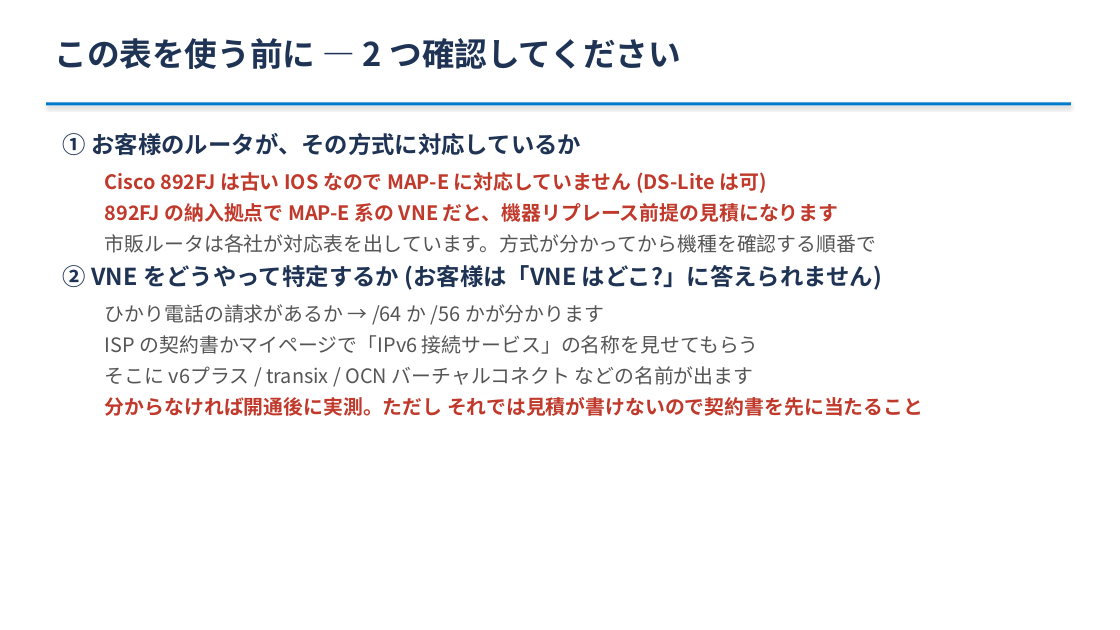
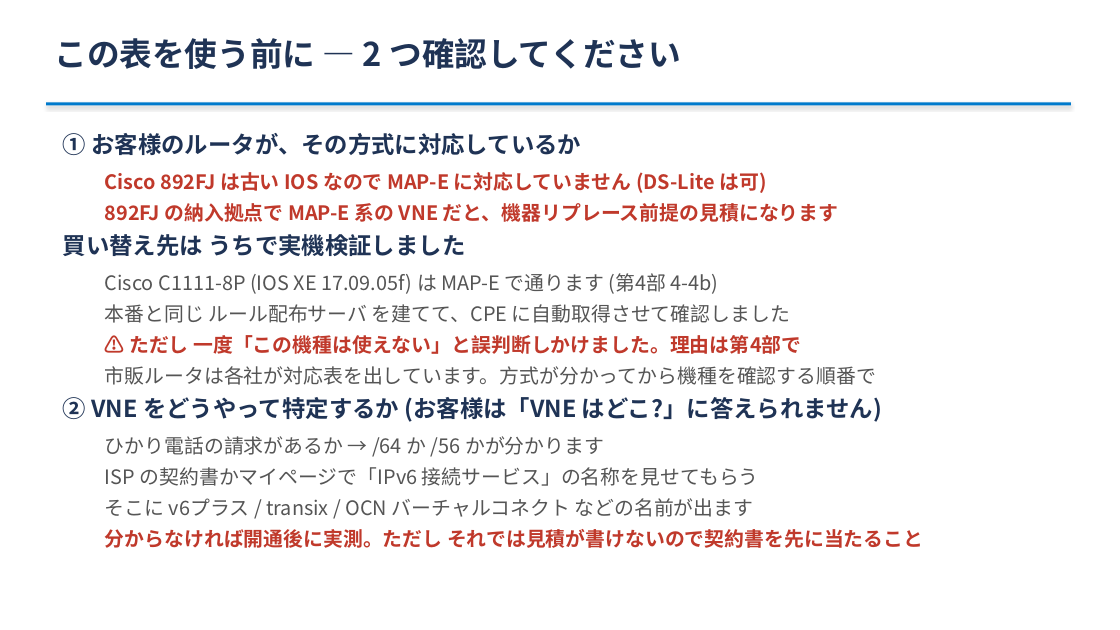
Before and after one commit to ginchankawaii/claude-code-book-template, a slide deck: slide 20 of docs/ipoe-lab/slides/setsumeikai.pptx. Drawn at 1120x630 pixels with LibreOffice and Linux fonts; fonts in the diff are those of the drawing. Boxes give left, top, right and bottom in pixels: in the first picture for what was removed or moved away, otherwise in the second. Text is boxed around its words. In the diff, an @@ line names an element or a change of style, - is before the commit and + after.

```diff
--- a/docs/ipoe-lab/slides/setsumeikai.pptx
+++ b/docs/ipoe-lab/slides/setsumeikai.pptx
@@ text at [63,234,801,354]: paragraphs added @@
+買い替え先は うちで実機検証しました
+  Cisco C1111-8P (IOS XE 17.09.05f) は MAP-E で通ります (第4部 4-4b)
+  本番と同じ ルール配布サーバ を建てて、CPE に自動取得させて確認しました
+  ⚠ ただし 一度「この機種は使えない」と誤判断しかけました。理由は第4部で
```
Also in this commit, not shown: 5 other slides changed, 3 slides added, 2 other files.
